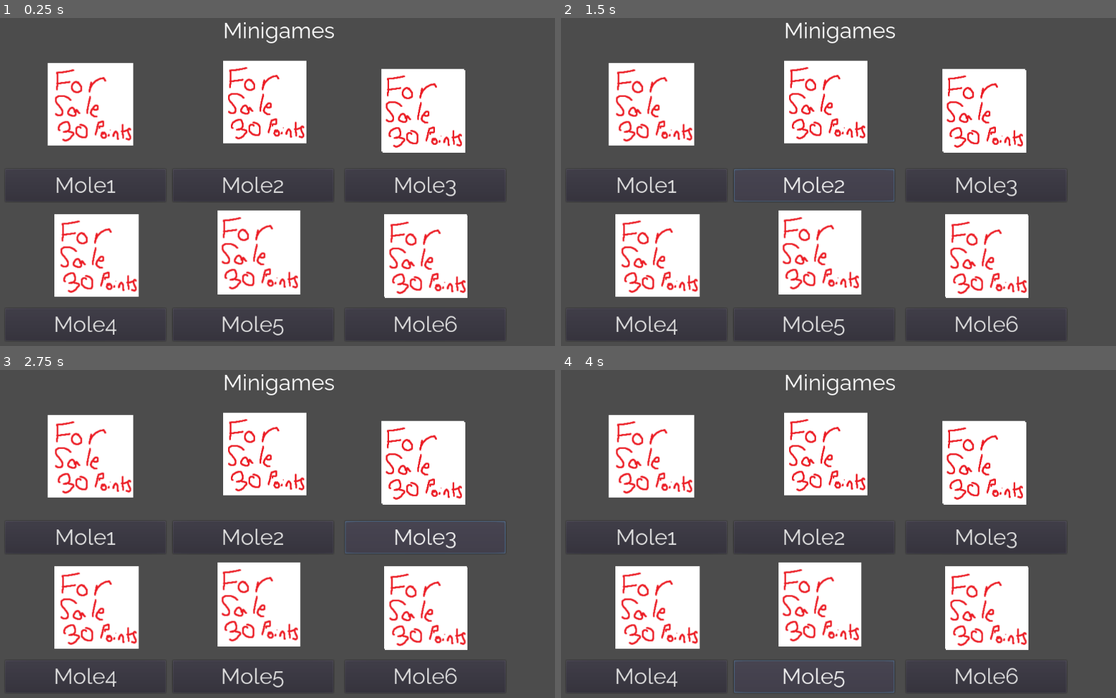
Above: before the commit, frames 1-4 (two rows, left to right).
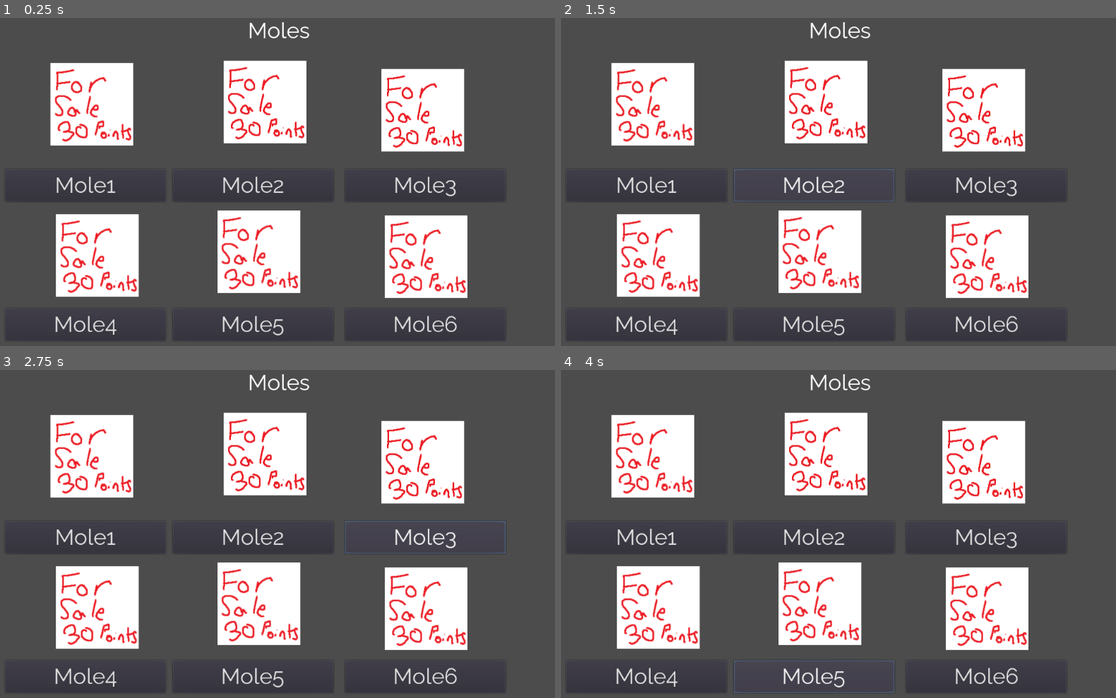
Above: after the commit, the same moments.

Repository: BasedSoup/Guacamole
Game: Godot game, scene res://Scenes/Moles.tscn
Two runs of this game, one before a commit and one after it. Both use one fixed random seed, a clock stepped at 60 frames per second and the inputs below. This scene is started directly instead of the project's main scene.
Inputs:
- Up to frame 1 (0.25 s): no input
- Up to frame 2 (1.5 s): click "Mole1" at 0.5 s; click "Mole2" at 1.25 s
- Up to frame 3 (2.75 s): click "Mole3" at 2 s
- Up to frame 4 (4 s): click "Mole4" at 2.75 s; click "Mole5" at 3.5 s

The runs differ from the first frame. In frame 1, 1.0% of the frame differs, in the area x 8-85%, y 1-86%; in frame 2, 1.0%; in frame 3, 1.0%; in frame 4, 1.0%.
Error before the commit: Invalid get index 'Users' (on base: 'Nil'). (res://Scripts/Moles.gd:9)
Error after the commit: Invalid get index 'Users' (on base: 'Nil'). (res://Scripts/Moles.gd:18)

Commit message:
Added purchasing moles as an option

Diff:
--- /dev/null
+++ b/Moles/Individual/1/Mole.gd
@@ -0,0 +1,9 @@
+extends Control
+
+var sprite = load("res://Moles/Sprites/" + GlobalVar.animal + "/1.png")
+
+
+
+# Called when the node enters the scene tree for the first time.
+func _ready():
+	get_child(0).texture = sprite
--- /dev/null
+++ b/Moles/Individual/1/Mole.tscn
@@ -0,0 +1,27 @@
+[gd_scene load_steps=3 format=2]
+
+[ext_resource path="res://Moles/Individual/1/Mole.gd" type="Script" id=1]
+[ext_resource path="res://Raleway-40.tres" type="DynamicFont" id=2]
+
+[node name="Control" type="Control"]
+anchor_right = 1.0
+anchor_bottom = 1.0
+script = ExtResource( 1 )
+__meta__ = {
+"_edit_use_anchors_": false
+}
+
+[node name="Sprite" type="Sprite" parent="."]
+position = Vector2( 200, 200 )
+
+[node name="Label" type="Label" parent="."]
+margin_left = 51.0
+margin_top = 36.0
+margin_right = 996.0
+margin_bottom = 129.0
+custom_fonts/font = ExtResource( 2 )
+text = "Mole 1"
+align = 1
+__meta__ = {
+"_edit_use_anchors_": false
+}
--- a/Scenes/Moles.tscn
+++ b/Scenes/Moles.tscn
@@ -1,13 +1,7 @@
-[gd_scene load_steps=10 format=2]
+[gd_scene load_steps=4 format=2]
 
 [ext_resource path="res://Raleway-40.tres" type="DynamicFont" id=1]
 [ext_resource path="res://Scripts/Moles.gd" type="Script" id=2]
-[ext_resource path="res://Moles/Sprites/Mole1.png" type="Texture" id=3]
-[ext_resource path="res://Moles/Sprites/Mole2.png" type="Texture" id=4]
-[ext_resource path="res://Moles/Sprites/Mole3.png" type="Texture" id=5]
-[ext_resource path="res://Moles/Sprites/Mole5.png" type="Texture" id=6]
-[ext_resource path="res://Moles/Sprites/Mole6.png" type="Texture" id=7]
-[ext_resource path="res://Moles/Sprites/Mole4.png" type="Texture" id=8]
 [ext_resource path="res://Moles/Sprites/ForSale.png" type="Texture" id=9]
 
 [node name="Moles" type="Control"]
@@ -16,9 +10,9 @@
 "_edit_use_anchors_": false
 }
 
-[node name="Mole1" type="Node" parent="."]
+[node name="1" type="Node" parent="."]
 
-[node name="Button" type="Button" parent="Mole1"]
+[node name="Button" type="Button" parent="1"]
 margin_left = 12.478
 margin_top = 276.144
 margin_right = 303.478
@@ -29,17 +23,16 @@
 "_edit_use_anchors_": false
 }
 
-[node name="Sprite" type="Sprite" parent="Mole1"]
+[node name="Sprite" type="Sprite" parent="1"]
 position = Vector2( 164.049, 158.392 )
-texture = ExtResource( 3 )
 
-[node name="ForSale" type="Sprite" parent="Mole1"]
+[node name="ForSale" type="Sprite" parent="1"]
 position = Vector2( 169.323, 157.706 )
 texture = ExtResource( 9 )
 
-[node name="Mole2" type="Node" parent="."]
+[node name="2" type="Node" parent="."]
 
-[node name="Button" type="Button" parent="Mole2"]
+[node name="Button" type="Button" parent="2"]
 margin_left = 316.148
 margin_top = 276.144
 margin_right = 607.147
@@ -50,17 +43,16 @@
 "_edit_use_anchors_": false
 }
 
-[node name="Sprite" type="Sprite" parent="Mole2"]
+[node name="Sprite" type="Sprite" parent="2"]
 position = Vector2( 482.247, 154.149 )
-texture = ExtResource( 4 )
 
-[node name="ForSale" type="Sprite" parent="Mole2"]
+[node name="ForSale" type="Sprite" parent="2"]
 position = Vector2( 483.011, 153.701 )
 texture = ExtResource( 9 )
 
-[node name="Mole3" type="Node" parent="."]
+[node name="3" type="Node" parent="."]
 
-[node name="Button" type="Button" parent="Mole3"]
+[node name="Button" type="Button" parent="3"]
 margin_left = 628.473
 margin_top = 276.144
 margin_right = 919.473
@@ -71,17 +63,16 @@
 "_edit_use_anchors_": false
 }
 
-[node name="Sprite" type="Sprite" parent="Mole3"]
+[node name="Sprite" type="Sprite" parent="3"]
 position = Vector2( 770.746, 171.12 )
-texture = ExtResource( 5 )
 
-[node name="ForSale" type="Sprite" parent="Mole3"]
+[node name="ForSale" type="Sprite" parent="3"]
 position = Vector2( 768.969, 168.768 )
 texture = ExtResource( 9 )
 
-[node name="Mole4" type="Node" parent="."]
+[node name="4" type="Node" parent="."]
 
-[node name="Button" type="Button" parent="Mole4"]
+[node name="Button" type="Button" parent="4"]
 margin_left = 12.478
 margin_top = 529.162
 margin_right = 303.478
@@ -92,17 +83,16 @@
 "_edit_use_anchors_": false
 }
 
-[node name="Sprite" type="Sprite" parent="Mole4"]
+[node name="Sprite" type="Sprite" parent="4"]
 position = Vector2( 176.3, 433.067 )
-texture = ExtResource( 8 )
 
-[node name="ForSale" type="Sprite" parent="Mole4"]
+[node name="ForSale" type="Sprite" parent="4"]
 position = Vector2( 179.333, 432.51 )
 texture = ExtResource( 9 )
 
-[node name="Mole5" type="Node" parent="."]
+[node name="5" type="Node" parent="."]
 
-[node name="Button" type="Button" parent="Mole5"]
+[node name="Button" type="Button" parent="5"]
 margin_left = 316.148
 margin_top = 529.162
 margin_right = 607.147
@@ -113,17 +103,16 @@
 "_edit_use_anchors_": false
 }
 
-[node name="Sprite" type="Sprite" parent="Mole5"]
+[node name="Sprite" type="Sprite" parent="5"]
 position = Vector2( 472.347, 428.507 )
-texture = ExtResource( 6 )
 
-[node name="ForSale" type="Sprite" parent="Mole5"]
+[node name="ForSale" type="Sprite" parent="5"]
 position = Vector2( 471.568, 426.457 )
 texture = ExtResource( 9 )
 
-[node name="Mole6" type="Node" parent="."]
+[node name="6" type="Node" parent="."]
 
-[node name="Button" type="Button" parent="Mole6"]
+[node name="Button" type="Button" parent="6"]
 margin_left = 628.473
 margin_top = 529.162
 margin_right = 919.473
@@ -134,22 +123,39 @@
 "_edit_use_anchors_": false
 }
 
-[node name="Sprite" type="Sprite" parent="Mole6"]
+[node name="Sprite" type="Sprite" parent="6"]
 position = Vector2( 773.575, 432.749 )
-texture = ExtResource( 7 )
 
-[node name="ForSale" type="Sprite" parent="Mole6"]
+[node name="ForSale" type="Sprite" parent="6"]
 position = Vector2( 775.485, 434.704 )
 texture = ExtResource( 9 )
 
-[node name="Label" type="Label" parent="."]
+[node name="Moles Label" type="Label" parent="."]
 margin_left = 368.0
 margin_right = 649.0
 margin_bottom = 65.0
 size_flags_stretch_ratio = 0.0
 custom_fonts/font = ExtResource( 1 )
-text = "Minigames"
+text = "Moles"
 align = 1
 __meta__ = {
 "_edit_use_anchors_": false
 }
+
+[node name="Points" type="Label" parent="."]
+margin_left = 649.0
+margin_right = 1010.0
+margin_bottom = 65.0
+size_flags_stretch_ratio = 0.0
+custom_fonts/font = ExtResource( 1 )
+align = 2
+__meta__ = {
+"_edit_use_anchors_": false
+}
+
+[connection signal="pressed" from="1/Button" to="." method="_on_Button_pressed" binds= [ 1 ]]
+[connection signal="pressed" from="2/Button" to="." method="_on_Button_pressed" binds= [ 2 ]]
+[connection signal="pressed" from="3/Button" to="." method="_on_Button_pressed" binds= [ 3 ]]
+[connection signal="pressed" from="4/Button" to="." method="_on_Button_pressed" binds= [ 4 ]]
+[connection signal="pressed" from="5/Button" to="." method="_on_Button_pressed" binds= [ 5 ]]
+[connection signal="pressed" from="6/Button" to="." method="_on_Button_pressed" binds= [ 6 ]]
--- a/Scripts/Moles.gd
+++ b/Scripts/Moles.gd
@@ -1,15 +1,42 @@
 extends Node
+
+var sprites = [
+	load("res://Moles/Sprites/" + GlobalVar.animal + "/1.png"),
+	load("res://Moles/Sprites/" + GlobalVar.animal + "/2.png"),
+	load("res://Moles/Sprites/" + GlobalVar.animal + "/3.png"),
+	load("res://Moles/Sprites/" + GlobalVar.animal + "/4.png"),
+	load("res://Moles/Sprites/" + GlobalVar.animal + "/5.png"),
+	load("res://Moles/Sprites/" + GlobalVar.animal + "/6.png")
+	]
 
 
 var currentFile = GlobalVar.LoadFile()
 
 
 func _ready():
-	for child in range(len(get_children()) - 1):
+	for child in range(len(get_children()) - 2):
 		if currentFile["Users"][GlobalVar.user]["Moles"][child]["Unlocked"]:
 			get_child(child).get_child(2).hide()
+		get_child(child).get_child(1).texture = sprites[child]
+	get_child(7).text = str(GlobalVar.LoadScore()) + " Points"
+
 
 
 func _input(event):
 	if event.is_action_pressed("back"):
 		get_tree().change_scene("res://Scenes/Main.tscn")
+
+func _on_Button_pressed(moleNumber):
+	if get_child(moleNumber-1).get_child(2).visible == true:
+		#buy
+		if GlobalVar.LoadScore() >= 30:
+			currentFile["Users"][GlobalVar.user]["Moles"][moleNumber - 1]["Unlocked"] = true
+			currentFile["Users"][GlobalVar.user]["Points"] -= 30
+			GlobalVar.SaveFile(JSON.print(currentFile))
+			get_child(7).text = str(GlobalVar.LoadScore()) + " Points"
+			get_child(moleNumber - 1).get_child(2).hide()
+
+
+	else:
+		get_tree().change_scene("res://Moles/Individual/" + str(moleNumber) + "/Mole.tscn")
+		pass
--- a/Scripts/globalVar.gd
+++ b/Scripts/globalVar.gd
@@ -7,6 +7,7 @@
 const savePath = "D:/Docs/Charlie/GuacamoleCFG/save_game.dat"
 #const path = "N:/GuacamoleCFG/save_game.dat"
 var user
+var animal = "Mole"
 signal tilePressed
 
 # Called when the node enters the scene tree for the first time.
Renamed: Moles/Sprites/Mole1.png -> Moles/Sprites/Mole/1.png
Not shown, changed: Moles/Sprites/Mole/1.png.import
Renamed: Moles/Sprites/Mole2.png -> Moles/Sprites/Mole/2.png
Not shown, changed: Moles/Sprites/Mole/2.png.import
Renamed: Moles/Sprites/Mole3.png -> Moles/Sprites/Mole/3.png
Not shown, changed: Moles/Sprites/Mole/3.png.import
Renamed: Moles/Sprites/Mole4.png -> Moles/Sprites/Mole/4.png
Not shown, changed: Moles/Sprites/Mole/4.png.import
Renamed: Moles/Sprites/Mole5.png -> Moles/Sprites/Mole/5.png
Not shown, changed: Moles/Sprites/Mole/5.png.import
Renamed: Moles/Sprites/Mole6.png -> Moles/Sprites/Mole/6.png
Not shown, changed: Moles/Sprites/Mole/6.png.import
